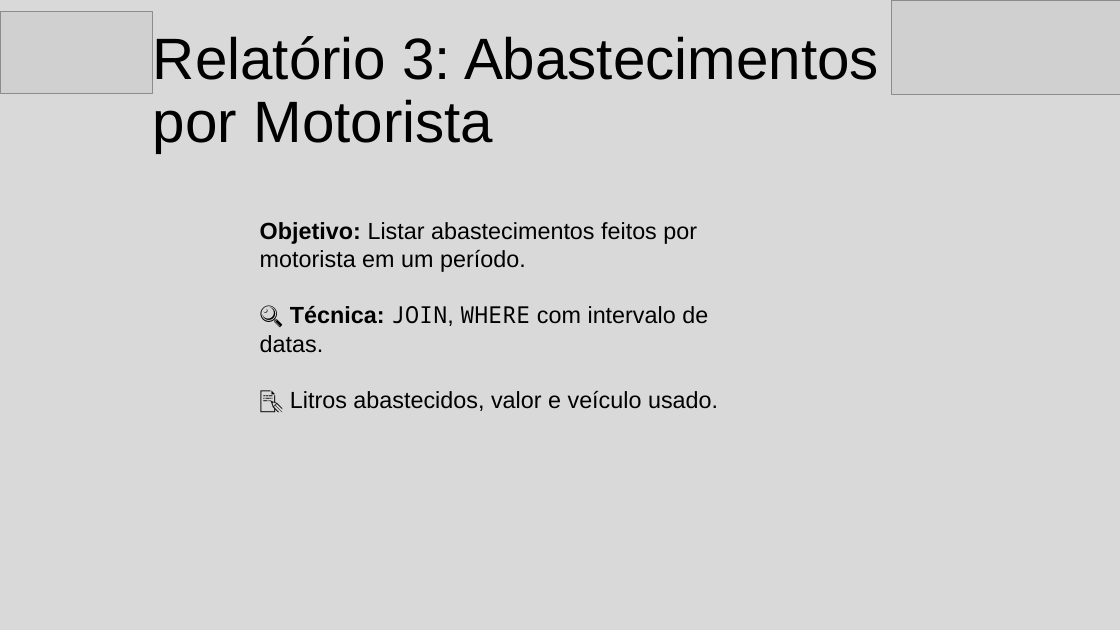
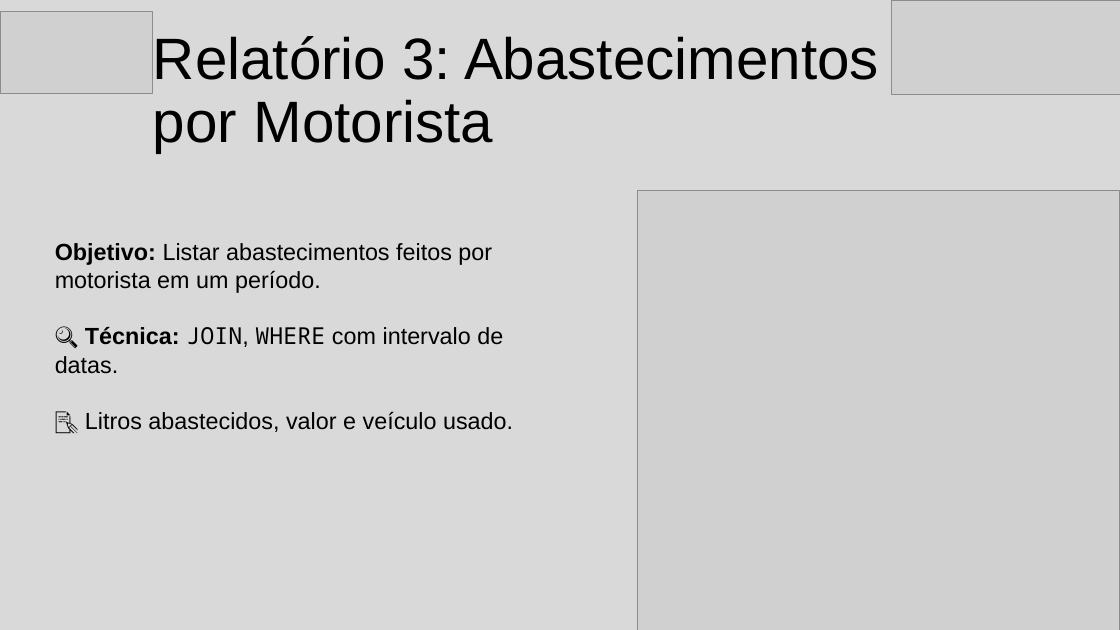
Before and after one commit to josehenn/Fleet, a slide deck: slide 10 of Documentos/Apresentação - Fleet.pptx. Drawn at 1120x630 pixels with LibreOffice and Linux fonts; fonts in the diff are those of the drawing; grey boxes stand for pictures. Boxes give left, top, right and bottom in pixels: in the first picture for what was removed or moved away, otherwise in the second. Text is boxed around its words. In the diff, an @@ line names an element or a change of style, - is before the commit and + after.

```diff
--- a/Documentos/Apresentação - Fleet.pptx
+++ b/Documentos/Apresentação - Fleet.pptx
@@ picture added at <box>638,191,1120,630</box> @@
@@ text "Objetivo: Listar abastecimentos feitos por ...": place and size @@
-text "Objetivo: Listar abastecimentos feitos por ..." at <box>260,222,718,411</box>
+text "Objetivo: Listar abastecimentos feitos por ..." at <box>55,243,513,432</box>
```
Also in this commit, not shown: 3 other slides changed.
